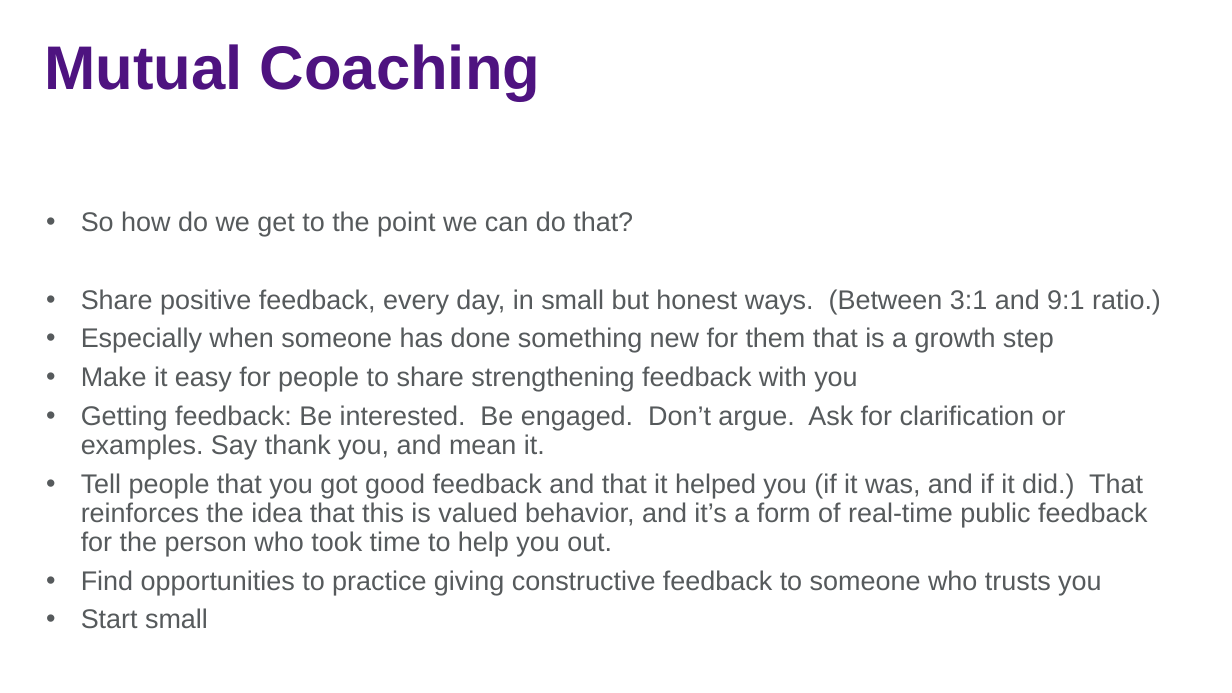
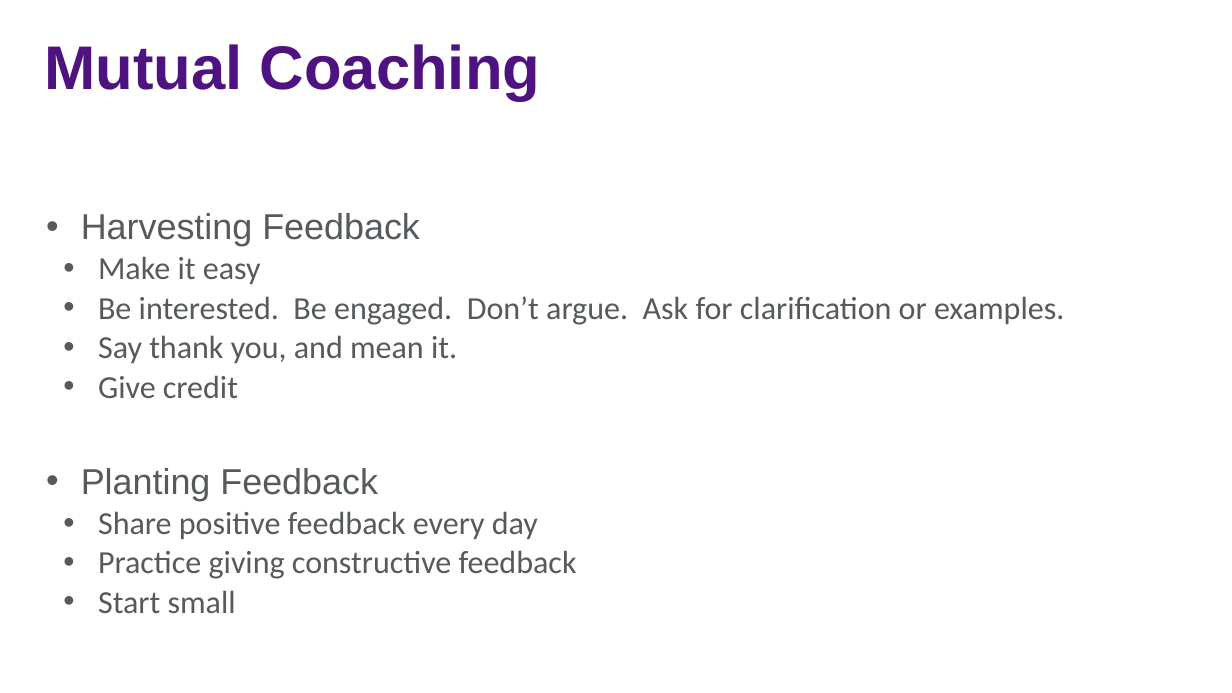
Before and after one commit to jasonjwood/presentations, a slide deck: slide 31 of InFusion2016 - Getting It Done - Jason Wood.pptx (slide 30 before the commit). Drawn at 1232x693 pixels with LibreOffice and Linux fonts; fonts in the diff are those of the drawing; background and template pictures are left out. Boxes give left, top, right and bottom in pixels: in the first picture for what was removed or moved away, otherwise in the second. Text is boxed around its words. In the diff, an @@ line names an element or a change of style, - is before the commit and + after.

Commit message:
draft

```diff
--- a/InFusion2016 - Getting It Done - Jason Wood.pptx
+++ b/InFusion2016 - Getting It Done - Jason Wood.pptx
@@ text at [81,213,1064,579]: text changed; size 21 to 25 pt; font Arial to Calibri @@
-• So how do we get to the point we can do that?
-• Share positive feedback, every day, in small but honest ways. (Between 3:1 and 9:1 ratio.)
-• Especially when someone has done something new for them that is a growth step
-• Make it easy for people to share strengthening feedback with you
-• Getting feedback: Be interested. Be engaged. Don’t argue. Ask for clarification or examples. Say thank you, and mean it.
-• Tell people that you got good feedback and that it helped you (if it was, and if it did.) That reinforces the idea that this is valued behavior, and it’s a form of real-time public feedback for the person who took time to help you out.
-• Find opportunities to practice giving constructive feedback to someone who trusts you
+• Harvesting Feedback
+  • Make it easy
+  • Be interested. Be engaged. Don’t argue. Ask for clarification or examples.
+  • Say thank you, and mean it.
+  • Give credit
+• Planting Feedback
+  • Share positive feedback every day
+  • Practice giving constructive feedback
@@ text at [98,590,236,613]: size 21 to 25 pt, font Arial to Calibri in "Start small"; list level 1 to 2 in "Start small" @@
```
Also in this commit, not shown: 11 other slides changed, 1 slide added.
